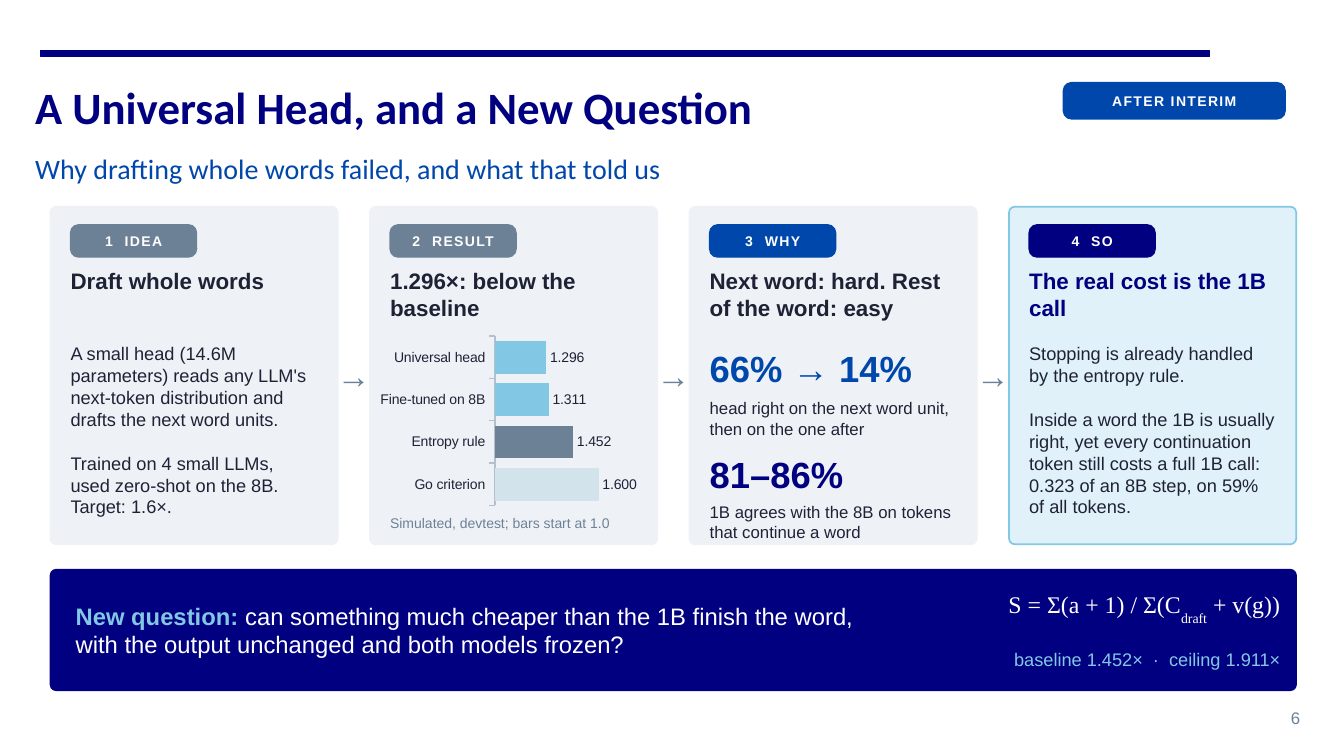
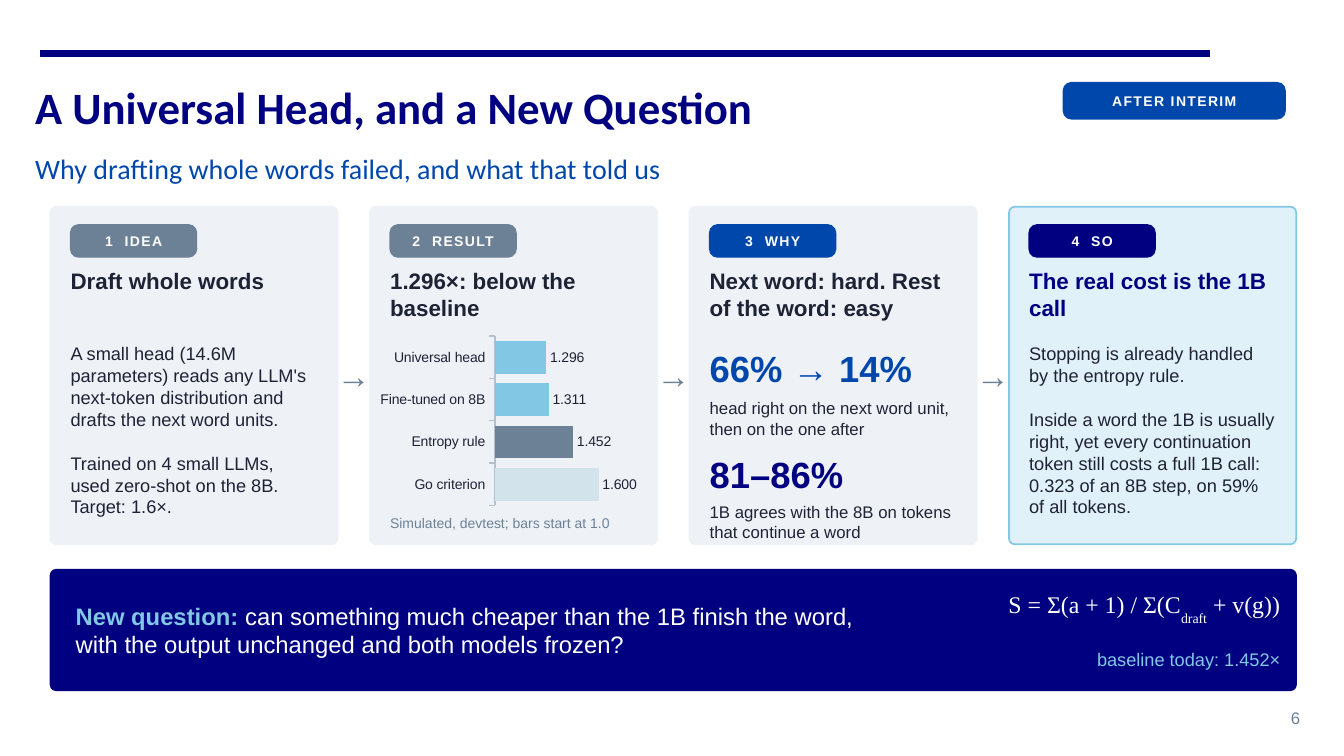
Before and after one commit to https-kanika/Linguistically-guided-MTP, a slide deck: slide 6 of docs/presentation/CS769_final_presentation.pptx. Drawn at 1344x756 pixels with LibreOffice and Linux fonts; fonts in the diff are those of the drawing. Boxes give left, top, right and bottom in pixels: in the first picture for what was removed or moved away, otherwise in the second. Text is boxed around its words. In the diff, an @@ line names an element or a change of style, - is before the commit and + after.

Commit message:
Presentation: slide 7 answers slide 6's question and leads into slide 8

```diff
--- a/docs/presentation/CS769_final_presentation.pptx
+++ b/docs/presentation/CS769_final_presentation.pptx
@@ text at (1097, 653, 1280, 670): text changed @@
-baseline 1.452× · ceiling 1.911×
+baseline today: 1.452×
```
Also in this commit, not shown: 2 other slides changed, 1 other file.
